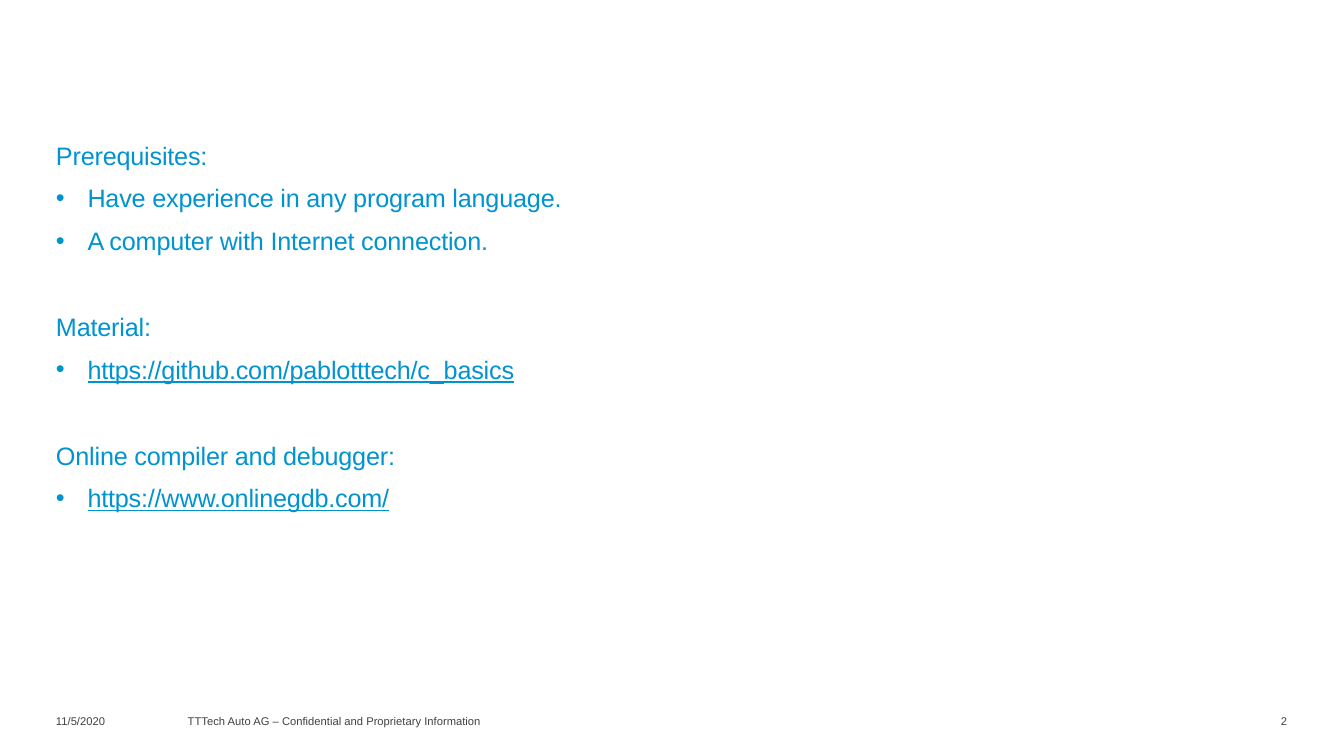
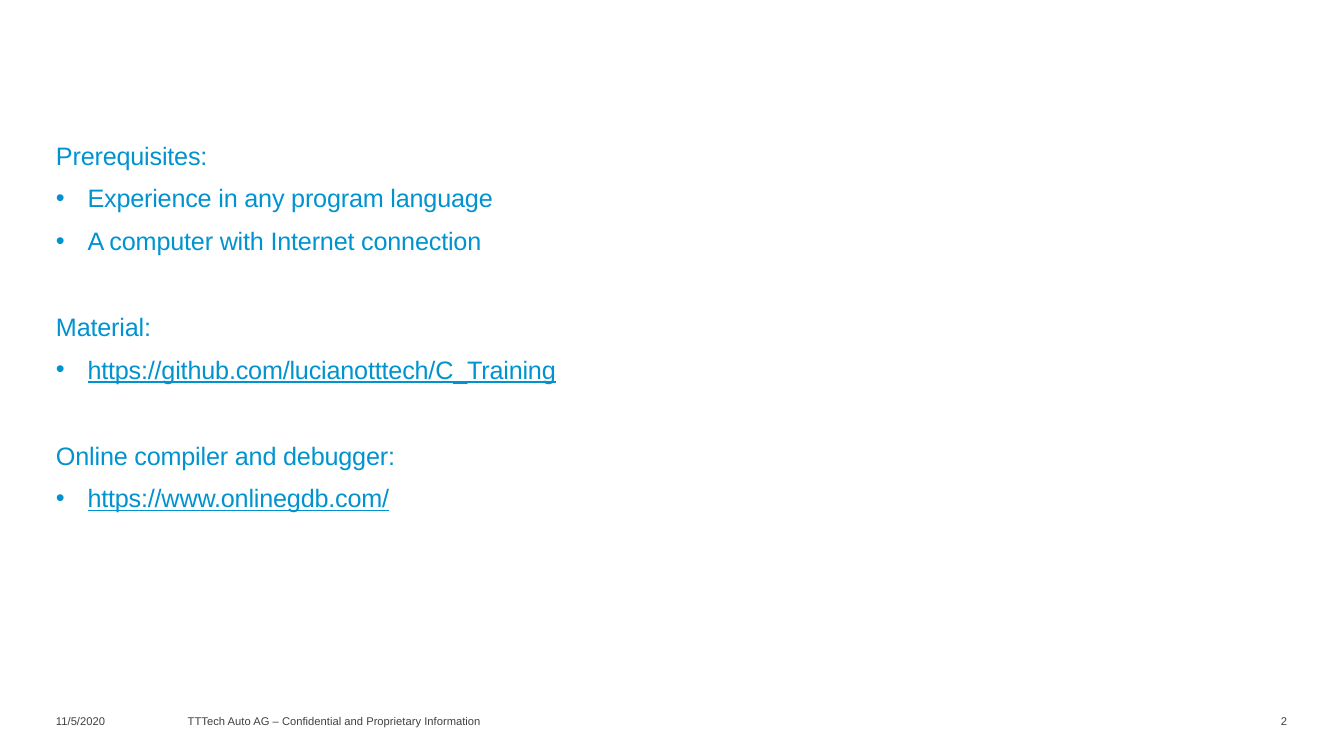
Before and after one commit to lucianotttech/C_Training, a slide deck: slide 2 of 01-Theory material/C_Training.pptx. Drawn at 1344x756 pixels with LibreOffice and Linux fonts; fonts in the diff are those of the drawing; background and template pictures are left out. Boxes give left, top, right and bottom in pixels: in the first picture for what was removed or moved away, otherwise in the second. Text is boxed around its words. In the diff, an @@ line names an element or a change of style, - is before the commit and + after.

Commit message:
Updated repository link on slides

```diff
--- a/01-Theory material/C_Training.pptx
+++ b/01-Theory material/C_Training.pptx
@@ text at <box>88,188,492,256</box>: text changed @@
-• Have experience in any program language.
-• A computer with Internet connection.
+• Experience in any program language
+• A computer with Internet connection
@@ text at <box>88,360,556,385</box>: text changed @@
-• https://github.com/pablotttech/c_basics
+• https://github.com/lucianotttech/C_Training
```
